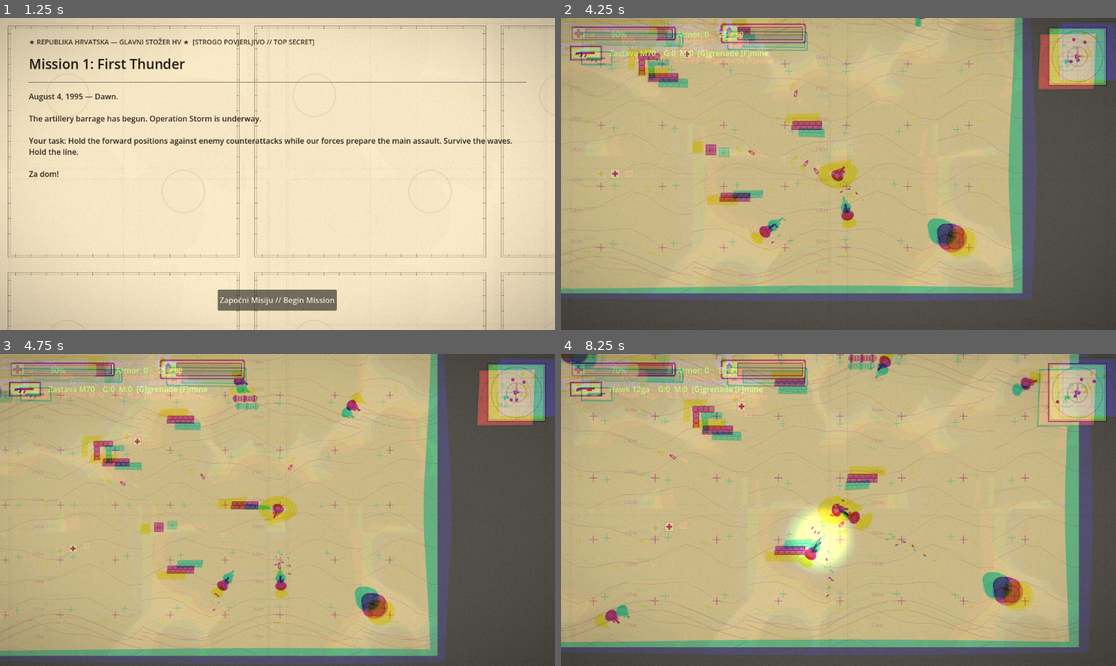
Above: before the commit, frames 1-4 (two rows, left to right).
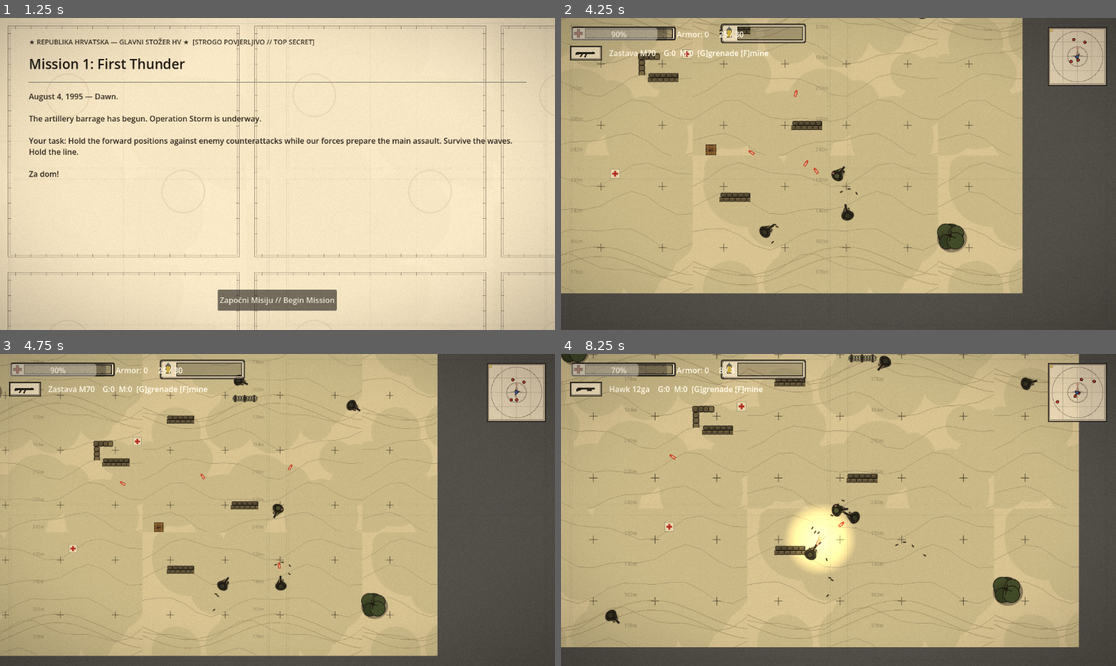
Above: after the commit, the same moments.

Repository: VrachoxWizard/storm-game
Game: Godot game, scene res://scenes/Main.tscn
The game is run twice, just before and just after one commit, with the same random seed, the same clock (stepped at 60 frames per second) and the same inputs.
Inputs (mouse positions are in pixels of both pictures, inside the frame that each line leads up to):
- Up to frame 1 (1.25 s): click "Start Campaign" at 0.5 s
- Up to frame 2 (4.25 s): click "Započni Misiju // Begin Missi…" at 1.25 s; move the mouse to (960, 158) at 2.02 s; hold D (move_right) 2.03-2.78 s; hold Space (dodge) 2.03-2.78 s; move the mouse to (727, 189) at 2.77 s; hold S (move_down) 2.78-3.53 s; tap F (place_mine) at 2.85 s; move the mouse to (894, 105) at 3.52 s; press the mouse at (894, 105) at 3.53 s; hold D (move_right) from 3.53 s (still down)
- Up to frame 3 (4.75 s): move the mouse to (249, 572) at 4.27 s; release D (move_right) at 4.28 s; release the mouse at (249, 572) at 4.28 s; hold W (move_up) from 4.28 s (still down); tap G (throw_grenade) at 4.35 s
- Up to frame 4 (8.25 s): move the mouse to (1005, 556) at 5.02 s; release W (move_up) at 5.03 s; hold 1 (weapon_1) 5.03-5.78 s; hold A (move_left) 5.03-6.53 s; move the mouse to (672, 463) at 5.77 s; tap 2 (weapon_2) at 5.85 s; move the mouse to (866, 510) at 6.52 s; hold S (move_down) 6.53-7.28 s; hold 3 (weapon_3) 6.53-7.28 s; move the mouse to (755, 432) at 7.27 s; hold D (move_right) 7.28-8.03 s; tap Space (dodge) at 7.35 s; move the mouse to (960, 494) at 8.02 s; hold W (move_up) from 8.03 s (still down); hold F (place_mine) from 8.03 s (still down)

Frame 1 is identical in both runs. In frame 2, 17% of the frame differs, in the area x 0-100%, y 0-91%; in frame 3, 17%; in frame 4, 19%, in the area x 0-100%, y 0-97%.
Error in both runs: Invalid access to property or key 'name' on a base object of type 'Resource (WeaponResource)'. (res://scripts/player/Player.gd:196)

Commit message:
fix(visuals): resolve shock tween initialization, fix minimap aim heading, and add test runner

Diff:
--- a/scripts/effects/DecalManager.gd
+++ b/scripts/effects/DecalManager.gd
@@ -172,8 +172,8 @@
 		var tween := create_tween()
 		if tween:
 			tween.set_parallel(false)
-			tween.tween_property(sprite, "position", bounce_pos, 0.18).set_trans(Tween.TRANS_QUAD).set_ease(Tween.EASE_OUT)
-			tween.tween_property(sprite, "position", final_pos, 0.12).set_trans(Tween.TRANS_BOUNCE).set_ease(Tween.EASE_OUT)
+			tween.tween_property(sprite, "global_position", bounce_pos, 0.18).set_trans(Tween.TRANS_QUAD).set_ease(Tween.EASE_OUT)
+			tween.tween_property(sprite, "global_position", final_pos, 0.12).set_trans(Tween.TRANS_BOUNCE).set_ease(Tween.EASE_OUT)
 			var rot_tween := create_tween()
 			rot_tween.tween_property(sprite, "rotation", final_rot, 0.3).set_trans(Tween.TRANS_QUAD).set_ease(Tween.EASE_OUT)
 
--- a/scripts/ui/Minimap.gd
+++ b/scripts/ui/Minimap.gd
@@ -67,8 +67,8 @@
 	_draw_group("objective", Color(0.95, 0.8, 0.2), center, 4.0)
 	_draw_group("flag", Color(0.95, 0.8, 0.2), center, 4.0)
 
-	# 5. Player Arrow Blip (pointing in player's rotation)
-	var heading: float = _player.rotation
+	# 5. Player Arrow Blip (pointing in player's aiming rotation)
+	var heading: float = _player.torso_container.global_rotation if ("torso_container" in _player and _player.torso_container) else _player.rotation
 	var p_tip: Vector2 = center + Vector2(6.0, 0.0).rotated(heading)
 	var p_left: Vector2 = center + Vector2(-4.0, -4.0).rotated(heading)
 	var p_right: Vector2 = center + Vector2(-4.0, 4.0).rotated(heading)
--- a/scripts/ui/PaperOverlay.gd
+++ b/scripts/ui/PaperOverlay.gd
@@ -8,6 +8,12 @@
 
 
 func _ready() -> void:
+	_setup_overlay()
+
+
+func _setup_overlay() -> void:
+	if _mat != null:
+		return
 	add_to_group("paper_overlay")
 	layer = 80
 	# Ensure we can read the back buffer
@@ -32,10 +38,15 @@
 ## Triggers a quick chromatic aberration shockwave pulse that fades to 0 over 0.1s.
 func trigger_combat_shock(intensity: float = 0.03) -> void:
 	if _mat == null:
+		_setup_overlay()
+	if _mat == null:
 		return
 	if _shock_tween and _shock_tween.is_valid():
 		_shock_tween.kill()
 	_mat.set_shader_parameter("shock_aberration", intensity)
+	if not is_inside_tree():
+		return
+	_shock_tween = create_tween()
 	var update_shock := func(val: float) -> void:
 		if _mat:
 			_mat.set_shader_parameter("shock_aberration", val)
--- a/tests/test_ui_visual.gd
+++ b/tests/test_ui_visual.gd
@@ -56,6 +56,10 @@
 		quit(1)
 		return
 	paper_overlay.trigger_combat_shock(0.04)
+	if paper_overlay._mat == null or absf(paper_overlay._mat.get_shader_parameter("shock_aberration") - 0.04) > 0.001:
+		print("FAIL: PaperOverlay shock_aberration shader parameter was not updated")
+		quit(1)
+		return
 
 	# 4. Test Minimap & Compass Texture
 	var minimap_script = load("res://scripts/ui/Minimap.gd")
Not shown, changed: AGENTS.md
Not shown, changed: README.md
Not shown, added: tools/run_visual_tests.py
